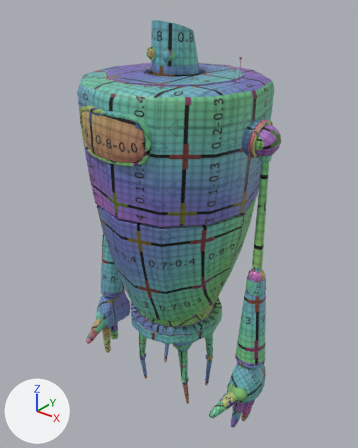
Renders of the FBX model Exported for Sketchfab/UVRibi.fbx from each side of a commit.
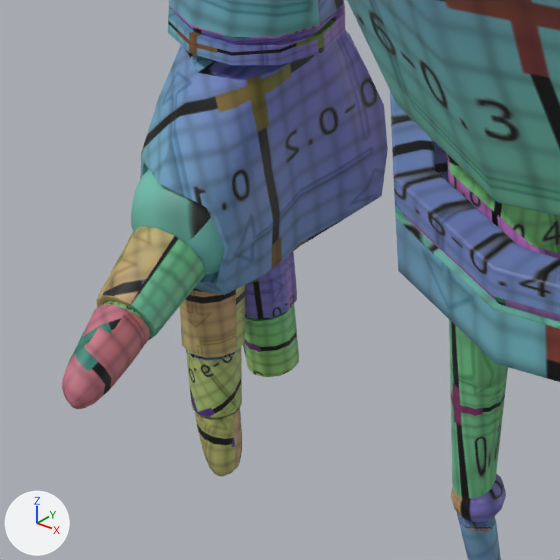
Each version is shown whole from a 50 mm camera at (0.1144, -0.1407, 0.1716) aimed at (0.0005, 0.0017, 0.0833), then close up on the part from 22% to 43% of the width and 64% to 81% of the height. The axes (+X, +Y, +Z) are drawn at lower left. The lights are the same throughout. Where no turn or scale is listed for an object, it has been applied to the vertices.

In view in the first close-up: 'Hip_Geo', 'L_Elbow_Geo2', 'L_Finger_01_Joint_01_Geo2', 'L_Finger_01_Joint_02_Geo2', 'L_Finger_02_Joint_01_Geo2', 'L_Finger_02_Joint_02_Geo2', 'L_Finger_03_Joint_02_Geo2', 'L_Hand_Geo2', 'R_FT_Knee_Geo', 'R_FT_Thigh_Geo', 'Spine_Geo', 'Torso_Geo'.
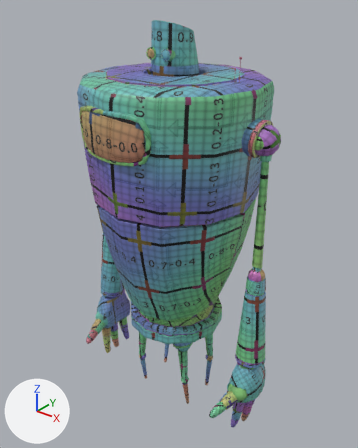
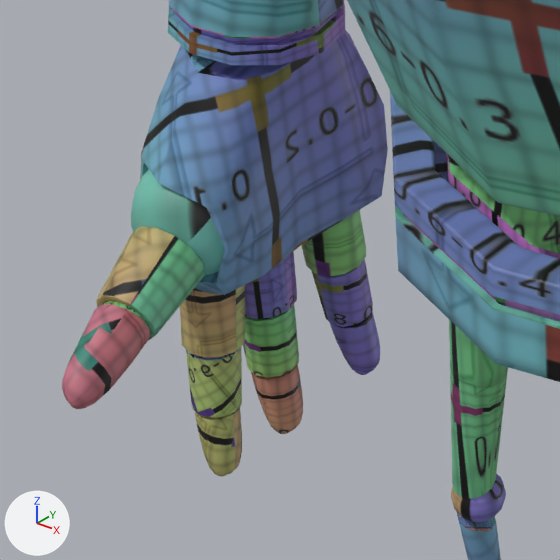
Changed parts and their boxes [x1, y1, x2, y2] in the close-ups (560 x 560 px):
'L_Finger_04_Joint_01_Geo', reshaped (not visible before): after [301, 210, 366, 277]
'L_Finger_04_Joint_02_Geo', reshaped (not visible before): after [312, 258, 373, 327]
'L_Finger_03_Joint_03_Geo', reshaped (not visible before): after [251, 364, 303, 434]
'L_Finger_04_Joint_03_Geo', reshaped (not visible before): after [329, 312, 380, 375]

The change in detail:
me_mesh_014 has 355 vertices, 360 faces and spans x 0.03751..0.04106, y -0.00294..0.00039, z -0.00343..0.00353.
me_mesh_014 is used by ob_l_finger_03_joint_03_geo; location (0.0, 0.0, 0.0052).
me_mesh_014 part 1: the loose piece of 171 vertices spanning x 0.03751..0.04106, y -0.00294..0.00039, z -0.00343..0.00218 is copied, and the copy is mirrored in x about the mesh origin; it spans x -0.04106..-0.03751, y -0.00294..0.00039, z -0.00343..0.00218.
me_mesh_016 has 400 vertices, 400 faces and spans x 0.03639..0.04041, y 0.00257..0.00674, z 0.00331..0.01004.
me_mesh_016 is used by ob_l_finger_04_joint_02_geo; location (0.0, 0.0, 0.0052).
me_mesh_016 part 4: the loose piece of 216 vertices spanning x 0.03639..0.04041, y 0.00257..0.00674, z 0.00331..0.00835 is copied, and the copy is mirrored in x about the mesh origin; it spans x -0.04041..-0.03639, y 0.00257..0.00674, z 0.00331..0.00835.
me_mesh_015 has 352 vertices, 352 faces and spans x 0.03633..0.04101, y 0.00156..0.00661, z 0.00822..0.0161.
me_mesh_015 is used by ob_l_finger_04_joint_01_geo; location (0.0, 0.0, 0.0052).
me_mesh_015 part 2: the loose piece of 168 vertices spanning x 0.03633..0.04101, y 0.00156..0.00661, z 0.00822..0.01394 is copied, and the copy is mirrored in x about the mesh origin; it spans x -0.04101..-0.03633, y 0.00156..0.00661, z 0.00822..0.01394.
me_mesh_017 has 355 vertices, 360 faces and spans x 0.03631..0.03966, y 0.00349..0.00681, z -0.00184..0.0047.
me_mesh_017 is used by ob_l_finger_04_joint_03_geo; location (0.0, 0.0, 0.0052).
me_mesh_017 part 3: the loose piece of 171 vertices spanning x 0.03631..0.03966, y 0.00349..0.00681, z -0.00184..0.00348 is copied, and the copy is mirrored in x about the mesh origin; it spans x -0.03966..-0.03631, y 0.00349..0.00681, z -0.00184..0.00348.
